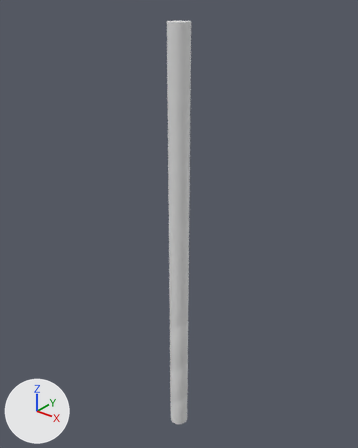
The FBX model Assets/Models/Weapon/Hilt/Axe_Shaft_01.fbx, before and after one commit.
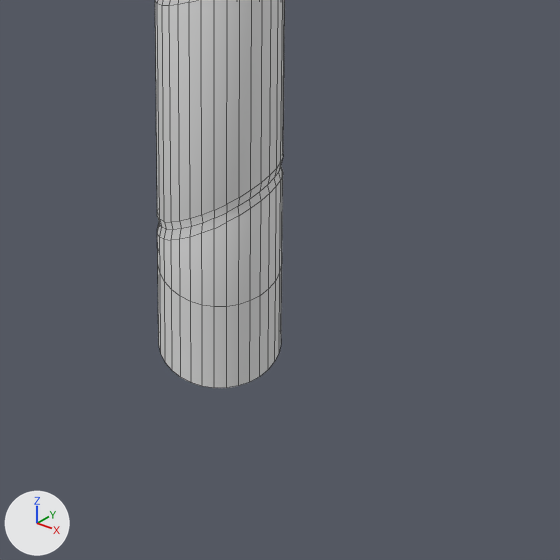
The first picture shows the older version from a camera (50 mm lens) standing at (0.678, -0.848, 1.171) and looking at (-0.027, 0.034, 0.624). The close-ups show both versions on the part from 42% to 63% of the width and 83% to 100% of the height of that picture. Lighting does not change. The marker at lower left points along +X, +Y and +Z. The close-ups show mesh edges as thin lines. Where no turn or scale is listed for an object, it has been applied to the vertices.
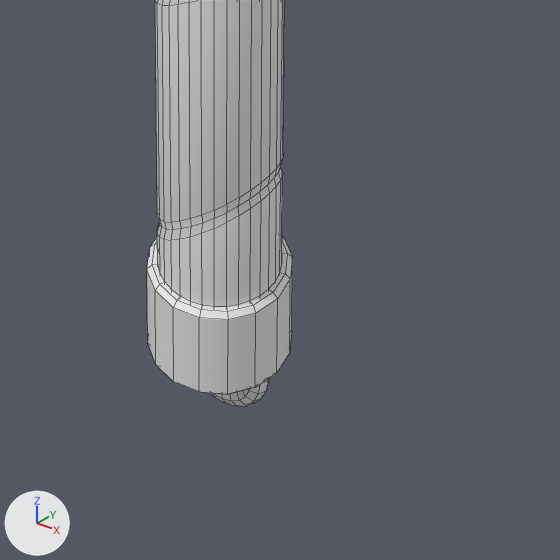
Diff of the bpy script that builds the scene:
```diff
--- a/Assets/Models/Weapon/Hilt/Axe_Shaft_01.fbx.py
+++ b/Assets/Models/Weapon/Hilt/Axe_Shaft_01.fbx.py
@@ me_torus_002 @@
+me_torus_002.from_pydata(...)  # a torus around y (ring radius 0.0199, tube radius 0.005) spanning x -0.0249..0.0249, y -0.005..0.005, z -0.0249..0.0249
@@ me_cylinder_027 @@
+me_cylinder_027.from_pydata(...)  # 132 vertices, 160 faces; spans x -0.029..0.029, y -0.029..0.029, z 0.0..0.445
@@ ob_torus_002 @@
+ob_torus_002 = bpy.data.objects.new('Torus.002', me_torus_002)
+ob_torus_002.location = (0.0, 0.0, -0.0052)
@@ ob_cylinder_027 @@
+ob_cylinder_027 = bpy.data.objects.new('Cylinder.027', me_cylinder_027)
+ob_cylinder_027.location = (0.0, 0.0, 0.0)
```

Where the change shows, as pixel boxes [x1, y1, x2, y2] in the close-ups (560 x 560 px):
'Cylinder.027', added
    after: [147, 235, 292, 395]
'Torus.002', added
    after: [209, 378, 270, 406]
'Cylinder.025', unchanged, covered by the edit
    before: [158, 265, 282, 388]
    after: [163, 269, 281, 308]
